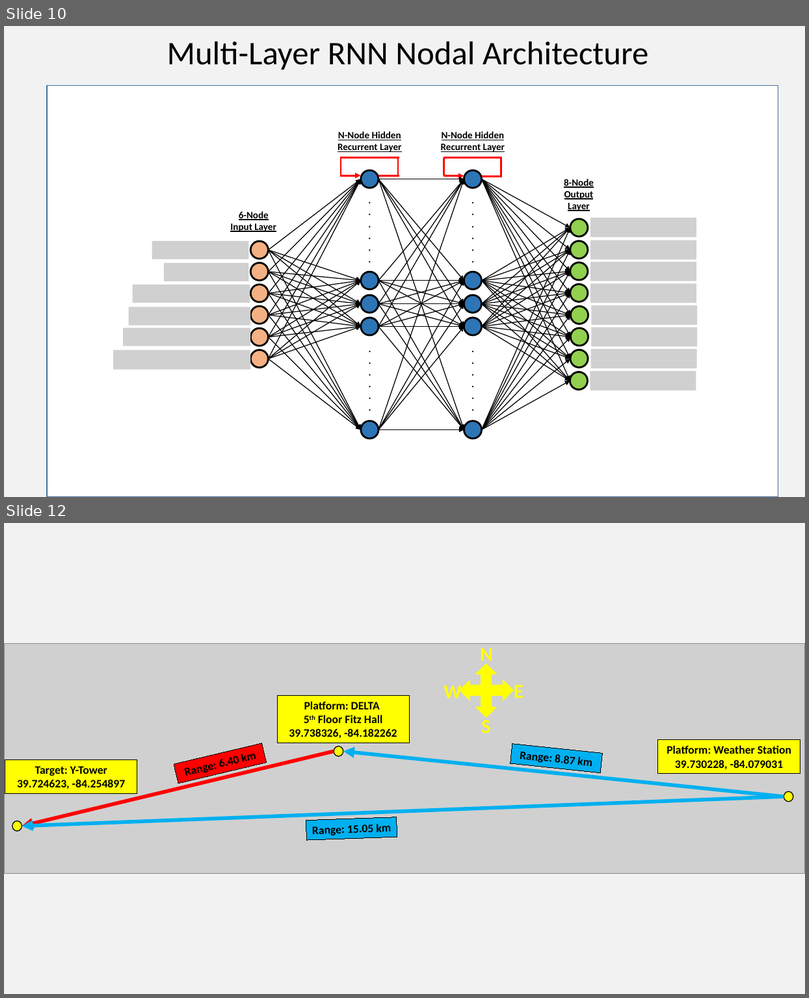
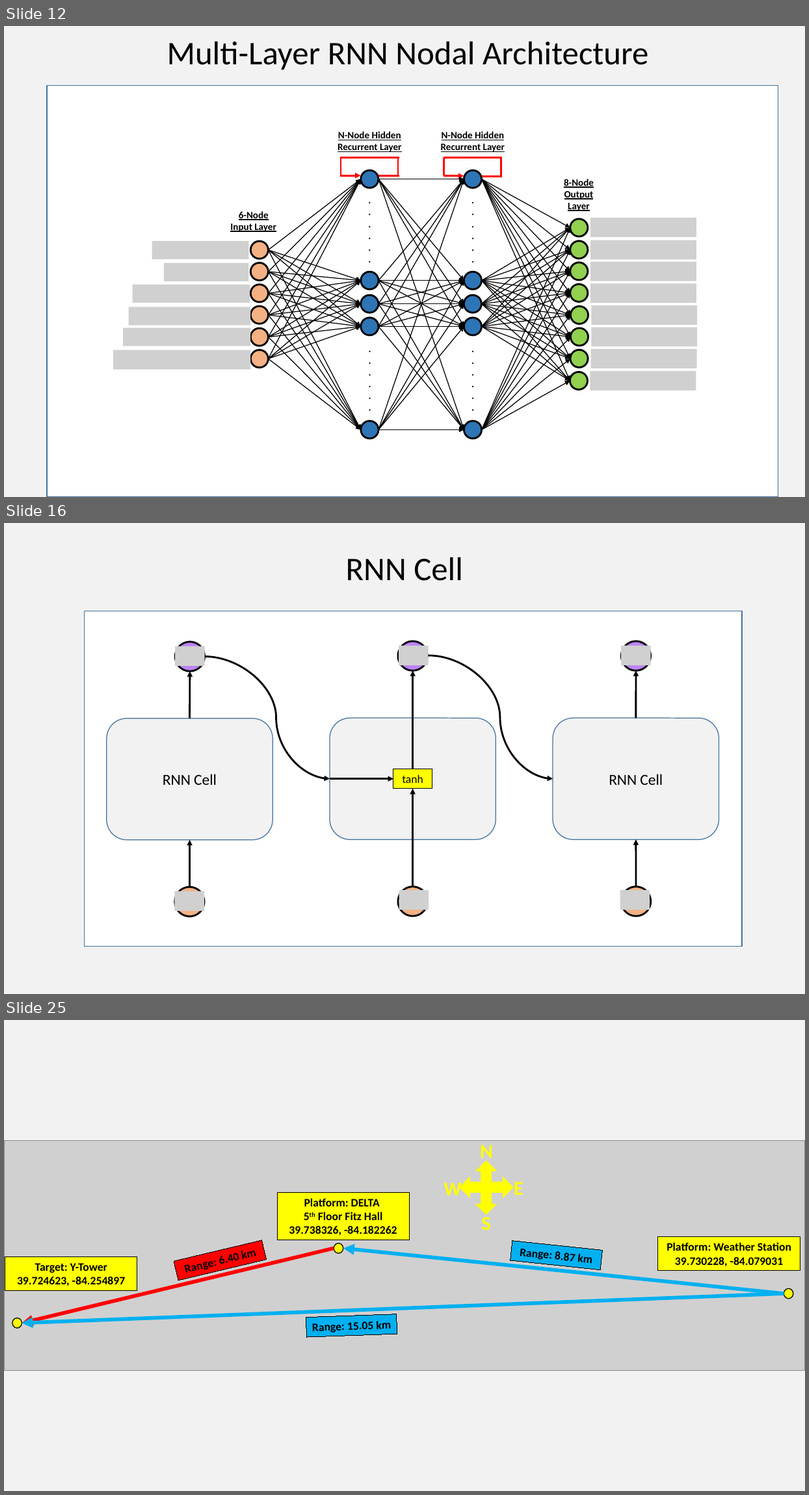
Before and after one commit to mgrose31/cn2_forecast, a slide deck: thesis_manuscript/Manuscript Figures.pptx. Shown one above the other, each under a label of ours: slides 10 and 12 before the commit, slides 12, 16 and 25 after it; the slides between them are not shown. The pictures are 809x998 and 809x1495 pixels, drawn with LibreOffice and Linux fonts; fonts in the diff are those of the drawing; grey boxes stand for pictures. Boxes give left, top, right and bottom in pixels: in the first picture for what was removed or moved away, otherwise in the second. Text is boxed around its words. In the diff, an @@ line names an element or a change of style, - is before the commit and + after.

```diff
--- a/thesis_manuscript/Manuscript Figures.pptx
+++ b/thesis_manuscript/Manuscript Figures.pptx
@@ slide 16 added at (4,523,805,994), background #F2F2F2 @@
@@ title added at (346,557,463,581), 40.4 pt, text #000000 @@
+RNN Cell
@@ rectangle added at (84,611,742,946), fill #FFFFFF, outline #43739E 1 pt @@
@@ picture added at (175,646,204,666) @@
@@ ellipse added at (176,642,205,671), fill #BC83F5, outline #000000 2.25 pt @@
@@ curved arrow added from (205, 657) to (330, 778), #000000 2.25 pt @@
@@ ellipse added at (398,641,427,671), fill #BC83F5, outline #000000 2.25 pt @@
@@ picture added at (399,645,428,665) @@
@@ curved arrow added from (428, 656) to (553, 778), #000000 2.25 pt @@
@@ ellipse added at (621,641,651,671), fill #BC83F5, outline #000000 2.25 pt @@
@@ picture added at (621,645,651,665) @@
@@ arrow added from (189, 719) to (190, 671), #000000 2.25 pt @@
@@ arrow added from (413, 769) to (413, 671), #000000 2.25 pt @@
@@ arrow added from (636, 718) to (636, 671), #000000 2.25 pt @@
@@ rounded rectangle added at (107,719,272,840), fill #F2F2F2, outline #43739E 1 pt, 18.7 pt, text #000000 @@
+RNN Cell
@@ rounded rectangle added at (330,718,495,839), fill #F2F2F2, outline #43739E 1 pt @@
@@ rounded rectangle added at (553,718,719,839), fill #F2F2F2, outline #43739E 1 pt, 18.7 pt, text #000000 @@
+RNN Cell
@@ rectangle added at (393,769,432,789), fill #FFFF00, outline #000000 0.75 pt, 14 pt, text #000000 @@
+tanh
@@ arrow added from (330, 778) to (393, 778), #000000 2.25 pt @@
@@ arrow added from (413, 887) to (413, 789), #000000 2.25 pt @@
@@ arrow added from (189, 887) to (189, 840), #000000 2.25 pt @@
@@ arrow added from (636, 887) to (636, 840), #000000 2.25 pt @@
@@ ellipse added at (175,887,204,916), fill #F4B183, outline #000000 2.25 pt @@
@@ picture added at (175,891,204,911) @@
@@ ellipse added at (398,887,427,916), fill #F4B183, outline #000000 2.25 pt @@
@@ picture added at (399,890,428,910) @@
@@ picture added at (620,890,649,910) @@
@@ ellipse added at (621,887,651,916), fill #F4B183, outline #000000 2.25 pt @@
@@ what was slide 10 is now slide 12 @@
@@ what was slide 12 is now slide 25 @@
```
Also in this commit, not shown: 5 slides changed, 12 other slides added, 15 other files.
